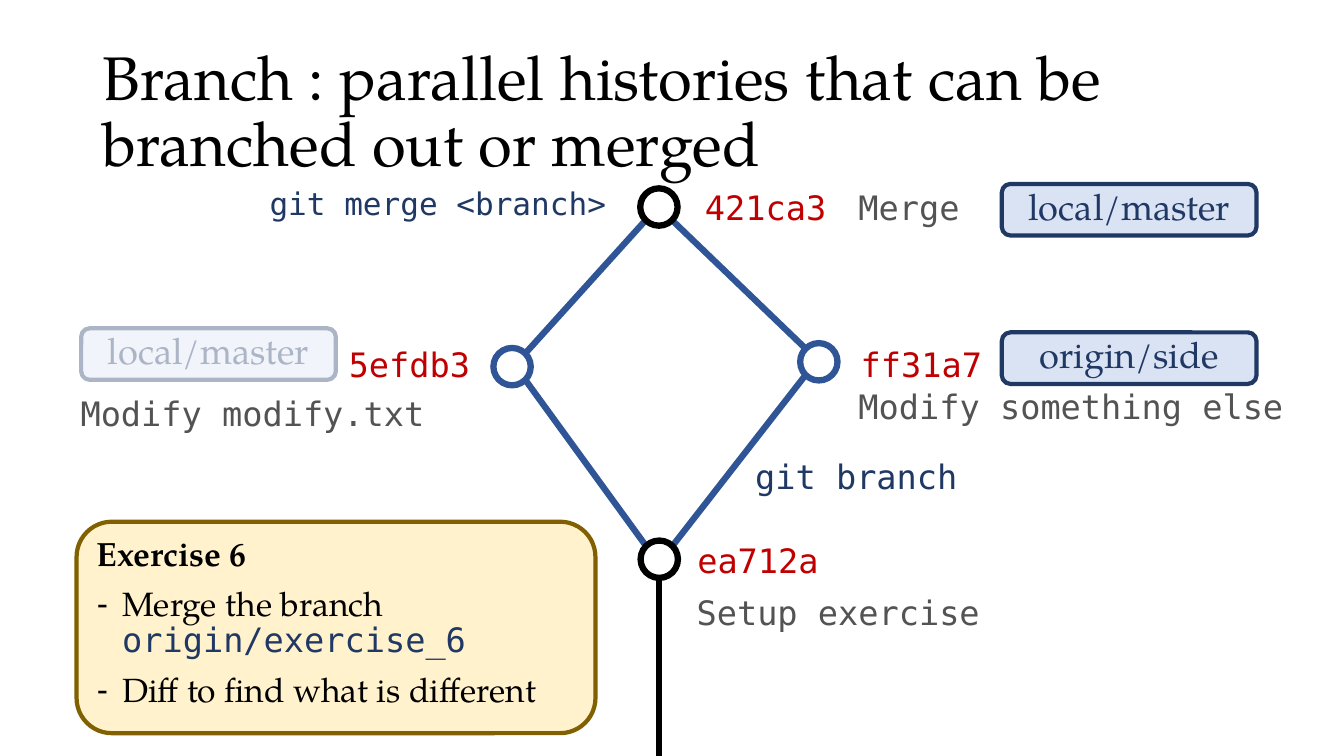
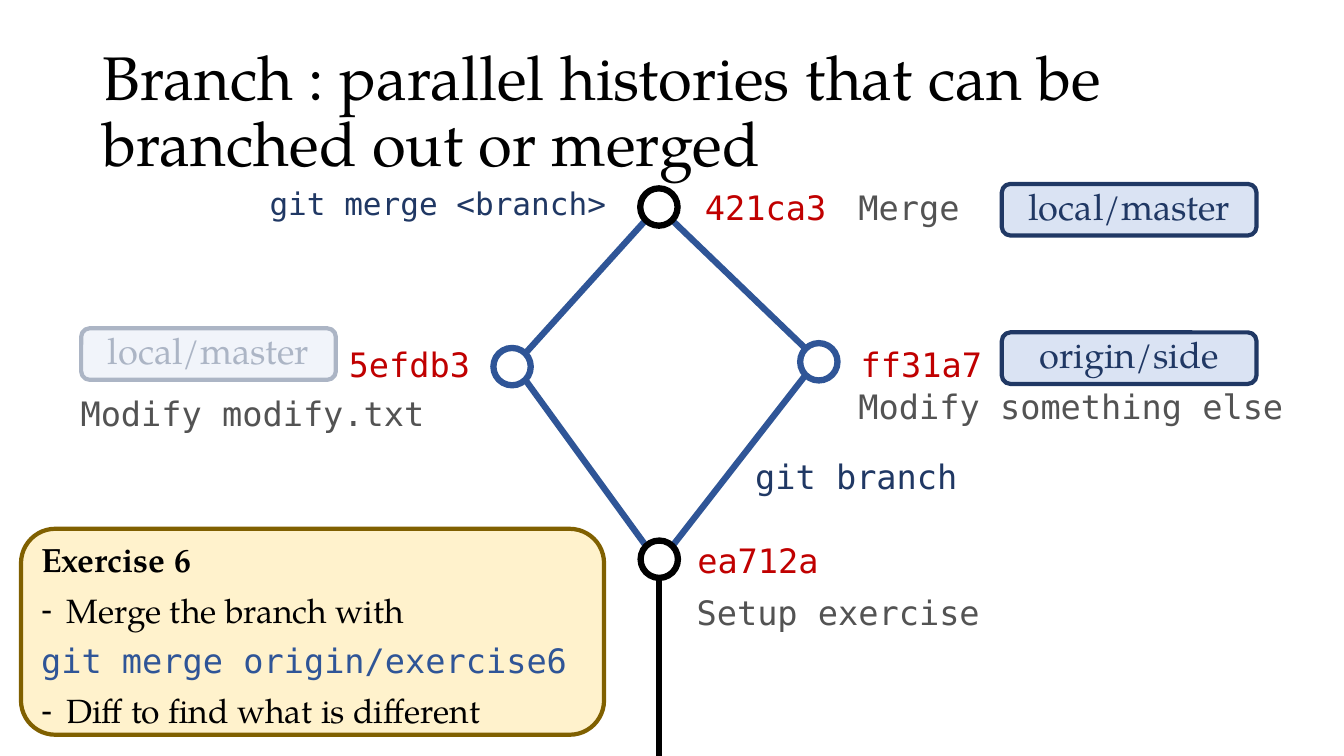
Before and after one commit to Kolaru/GitEssentials, a slide deck: slide 21 of git_workshop.pptx. Drawn at 1344x756 pixels with LibreOffice and Linux fonts; fonts in the diff are those of the drawing. Boxes give left, top, right and bottom in pixels: in the first picture for what was removed or moved away, otherwise in the second. Text is boxed around its words. In the diff, an @@ line names an element or a change of style, - is before the commit and + after.

Commit message:
Fix exe 6 and 7

```diff
--- a/git_workshop.pptx
+++ b/git_workshop.pptx
@@ rounded rectangle "Exercise 6": place and size @@
-rounded rectangle "Exercise 6" at bbox=[77, 522, 596, 734]
+rounded rectangle "Exercise 6" at bbox=[21, 529, 604, 735]
@@ text in rounded rectangle at bbox=[41, 598, 567, 680]: text changed; text colour #203864 to #2F5597 @@
-– Merge the branch origin/exercise_6
+– Merge the branch with
+git merge origin/exercise6
```
Also in this commit, not shown: 2 other slides changed.
